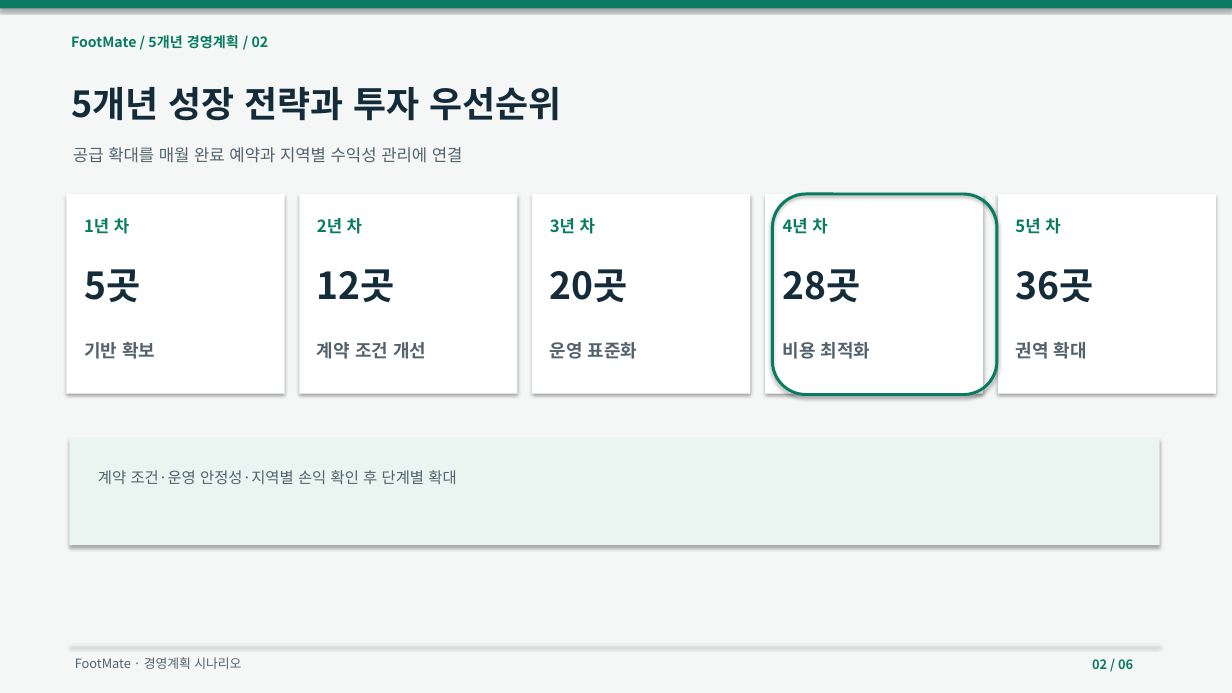
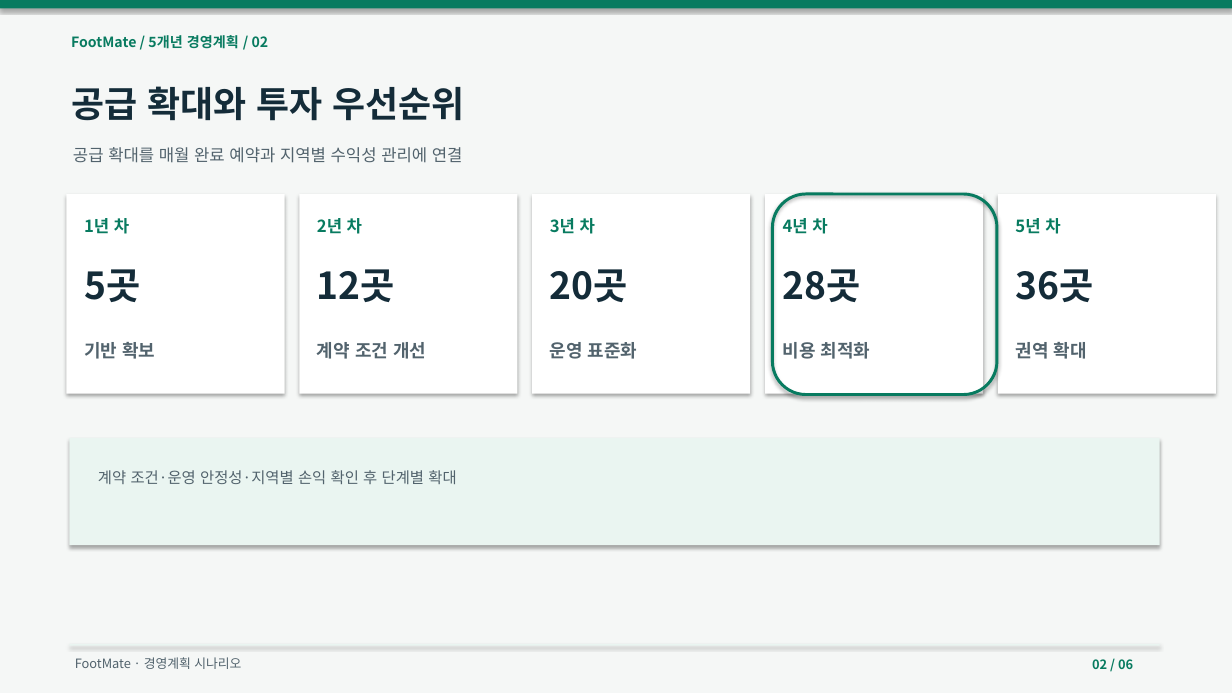
Before and after one commit to dohyunkimmm/footmate-case-study, a slide deck: slide 2 of src/case-study/downloads/footmate_5year_strategy.pptx. Drawn at 1232x693 pixels with LibreOffice and Linux fonts; fonts in the diff are those of the drawing. Boxes give left, top, right and bottom in pixels: in the first picture for what was removed or moved away, otherwise in the second. Text is boxed around its words. In the diff, an @@ line names an element or a change of style, - is before the commit and + after.

```diff
--- a/src/case-study/downloads/footmate_5year_strategy.pptx
+++ b/src/case-study/downloads/footmate_5year_strategy.pptx
@@ text at (x1=71, y1=86, x2=464, y2=121): text changed @@
-5개년 성장 전략과 투자 우선순위
+공급 확대와 투자 우선순위
```
Also in this commit, not shown: 1 other slide changed, 13 other files.
